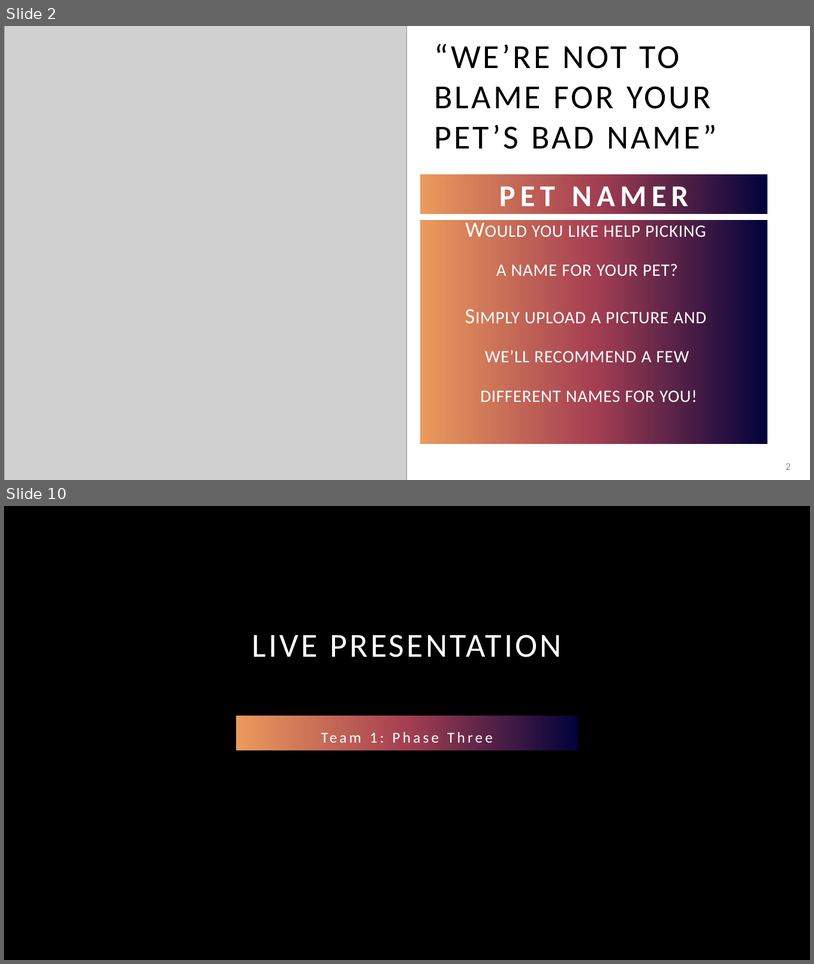
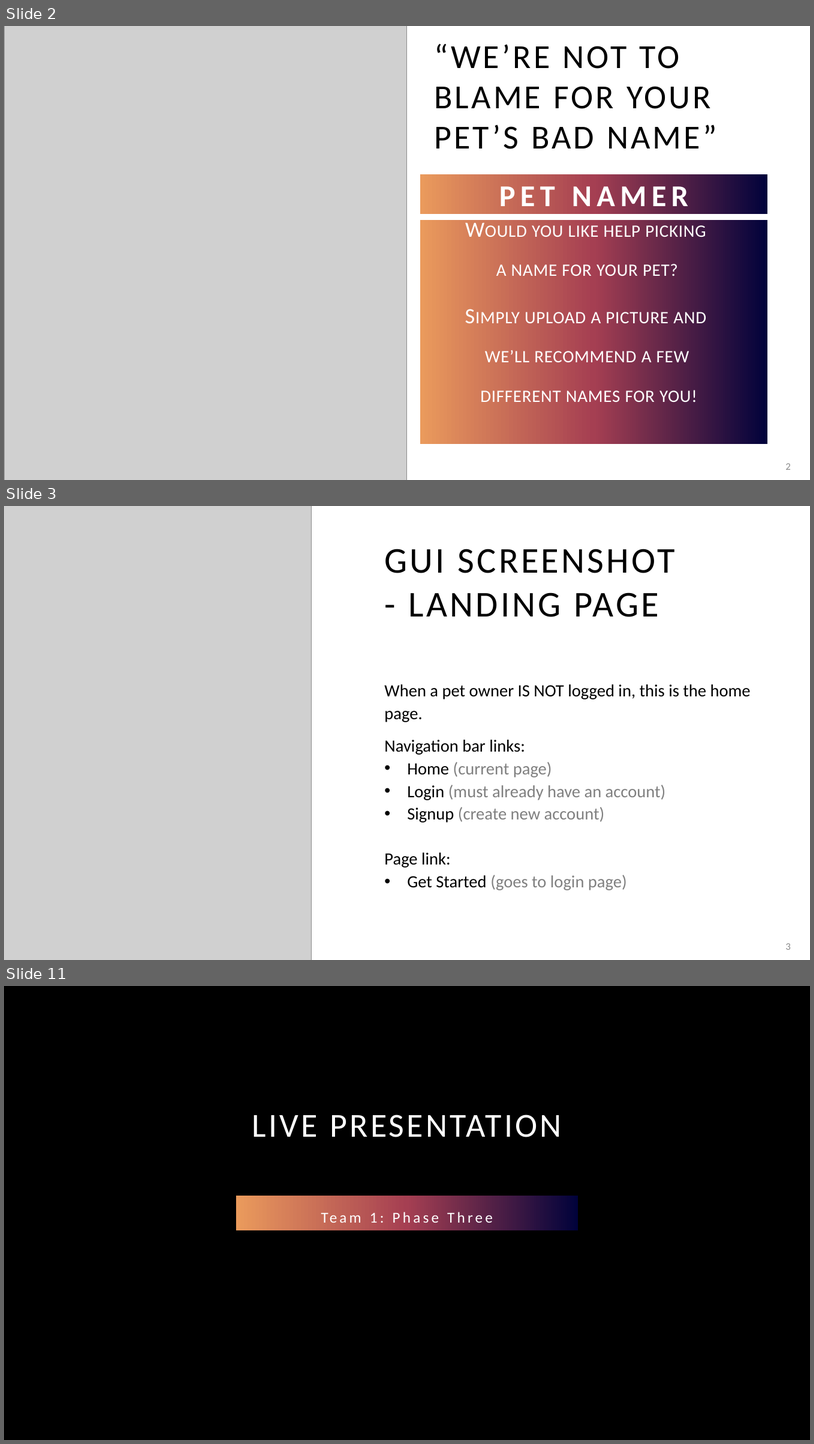
Before and after one commit to adriaonline/CPT200SP24-Team1, a slide deck: Phase 4 Docs/Phase 4 - Presentation.pptx. Shown one above the other, each under a label of ours: slides 2 and 10 before the commit, slides 2, 3 and 11 after it; the slides between them are not shown. The pictures are 814x964 and 814x1444 pixels, drawn with LibreOffice and Linux fonts; fonts in the diff are those of the drawing; grey boxes stand for pictures; background and template pictures are left out. Boxes give left, top, right and bottom in pixels: in the first picture for what was removed or moved away, otherwise in the second. Text is boxed around its words. In the diff, an @@ line names an element or a change of style, - is before the commit and + after.

```diff
--- a/Phase 4 Docs/Phase 4 - Presentation.pptx
+++ b/Phase 4 Docs/Phase 4 - Presentation.pptx
@@ slide 3 added at <box>4,506,810,960</box>, background #FFFFFF @@
@@ picture added at <box>4,506,311,960</box> @@
@@ title added at <box>384,549,675,617</box>, 43.2 pt, text #000000 @@
+GUI SCREENSHOT
+- LANDING PAGE
@@ text added at <box>384,684,751,890</box>, 20.4 pt, text #000000 @@
+When a pet owner IS NOT logged in, this is the home page.
+Navigation bar links:
+• Home (current page)
+• Login (must already have an account)
+• Signup (create new account)
+Page link:
+• Get Started (goes to login page)
@@ page number added at <box>786,943,791,949</box>, 12 pt, text #8C8C8C @@
+3
@@ what was slide 10 is now slide 11 @@
```
Also in this commit, not shown: 7 other slides added, 7 slides removed, 2 other files.
